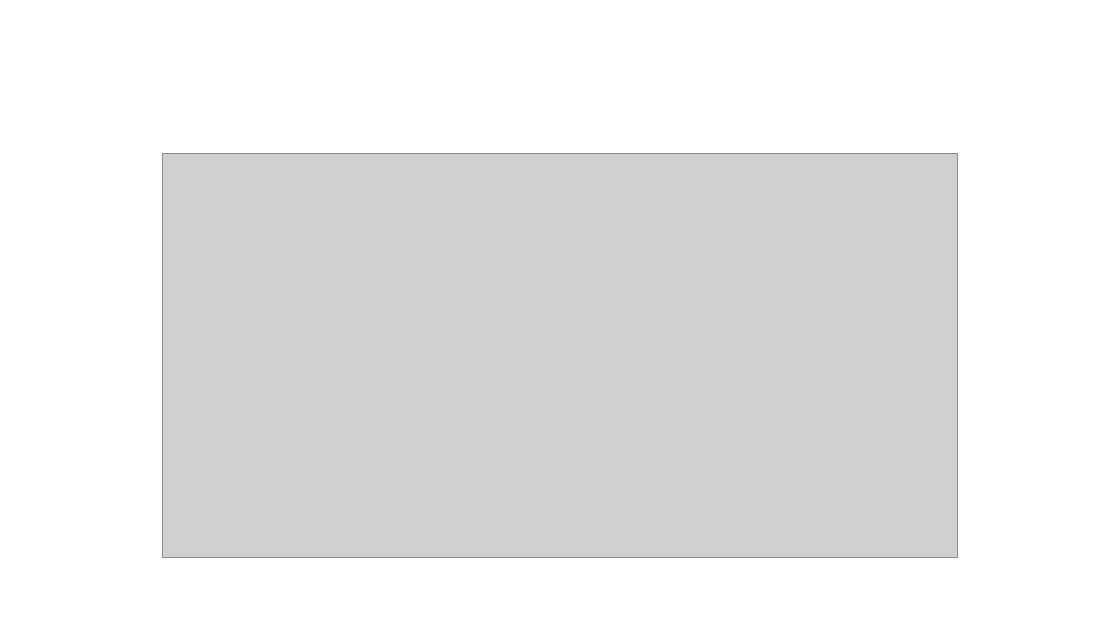
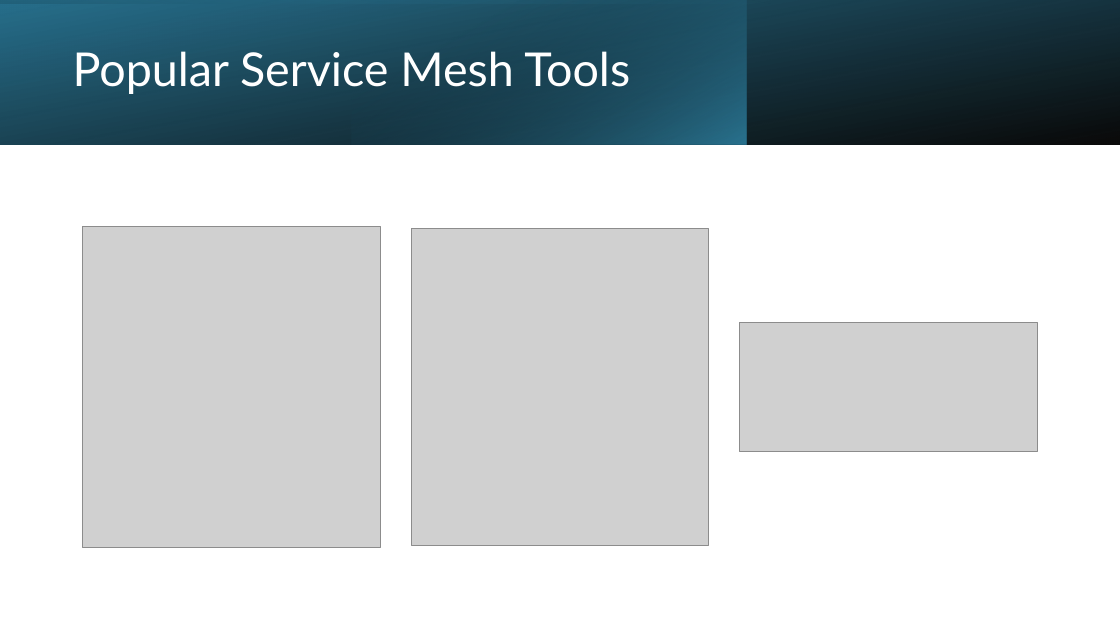
Before and after one commit to seanherbert105/DevSecOps-Course, a slide deck: slide 10 of presentation/DevSecOps Course.pptx. Drawn at 1120x630 pixels with LibreOffice and Linux fonts; fonts in the diff are those of the drawing; grey boxes stand for pictures. Boxes give left, top, right and bottom in pixels: in the first picture for what was removed or moved away, otherwise in the second. Text is boxed around its words. In the diff, an @@ line names an element or a change of style, - is before the commit and + after.

```diff
--- a/presentation/DevSecOps Course.pptx
+++ b/presentation/DevSecOps Course.pptx
@@ rectangle added at bbox=[0, 0, 1120, 145], fill gradient #000000 to #276F8B @@
@@ rectangle added at bbox=[0, 0, 1120, 145], fill gradient #3494BA to #000000 @@
@@ rectangle added at bbox=[351, 0, 747, 145], fill gradient #3494BA to #1A4A5D @@
@@ title added at bbox=[73, 51, 630, 94], 40 pt, text #FFFFFF @@
+Popular Service Mesh Tools
@@ picture removed at bbox=[162, 154, 958, 558] @@
@@ picture added at bbox=[83, 226, 381, 548] @@
@@ picture added at bbox=[412, 229, 709, 545] @@
@@ picture added at bbox=[739, 323, 1037, 452] @@
```
Also in this commit, not shown: 11 other slides changed, 2 slides added, 5 slides removed.
